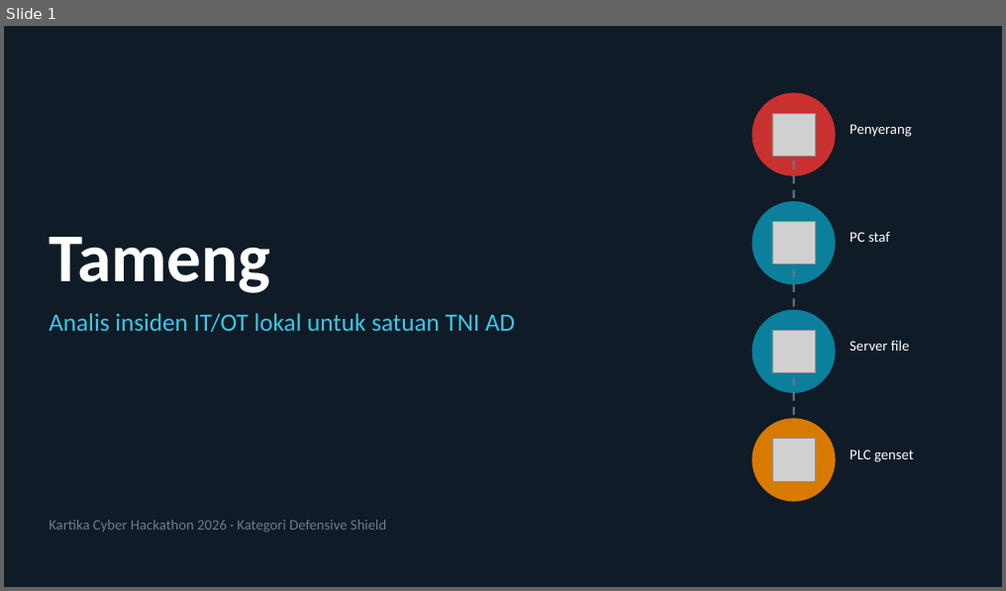
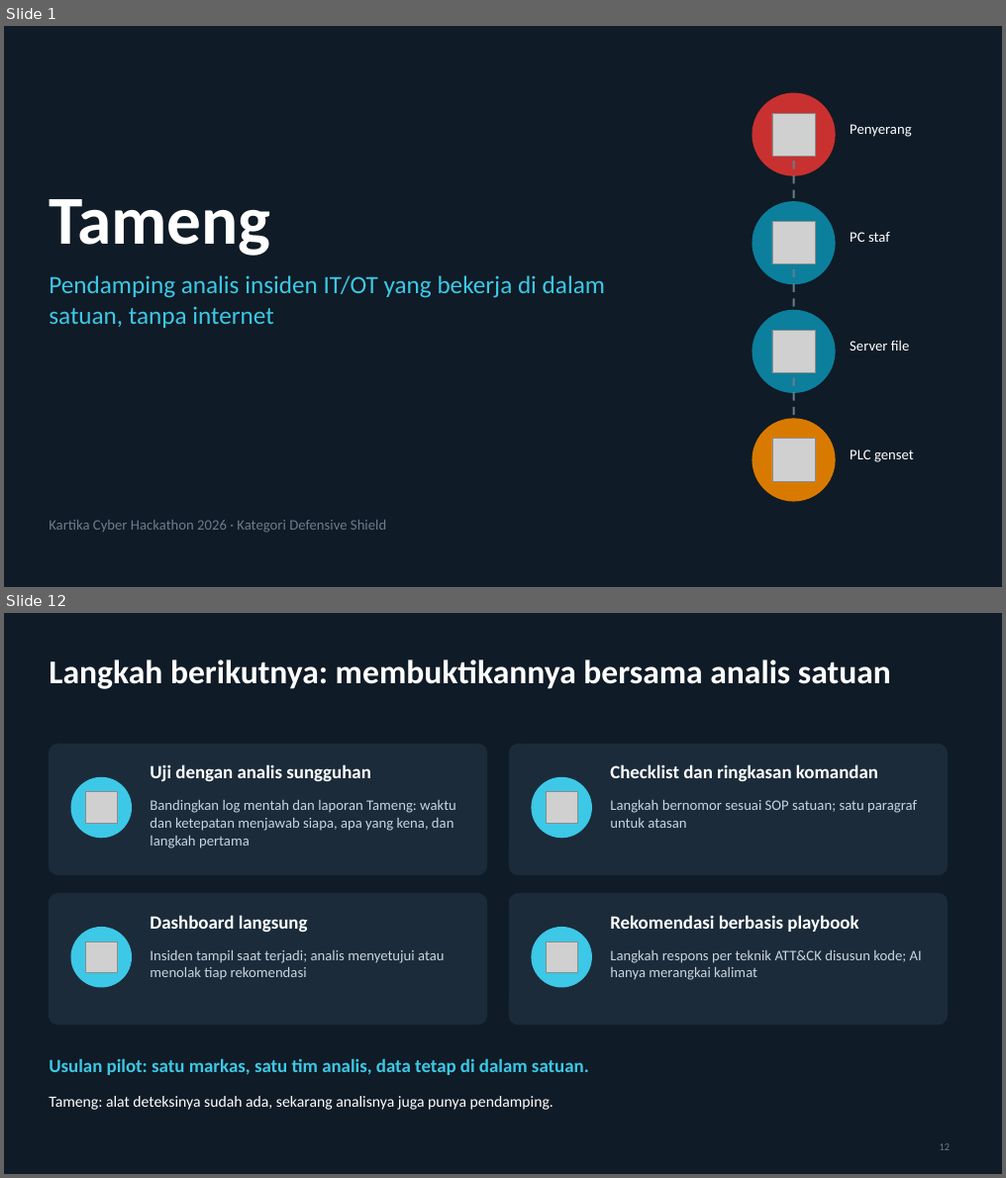
Before and after one commit to yogasamsu/Kartika-cyber, a slide deck: presentasi/tameng-presentasi.pptx. Shown one above the other, each under a label of ours: slide 1 before the commit, slides 1 and 12 after it; the slides between them are not shown. The pictures are 1006x591 and 1006x1178 pixels, drawn with LibreOffice and Linux fonts; fonts in the diff are those of the drawing; grey boxes stand for pictures. Boxes give left, top, right and bottom in pixels: in the first picture for what was removed or moved away, otherwise in the second. Text is boxed around its words. In the diff, an @@ line names an element or a change of style, - is before the commit and + after.

```diff
--- a/presentasi/tameng-presentasi.pptx
+++ b/presentasi/tameng-presentasi.pptx
@@ slide 12 added at <box>4,613,1002,1174</box>, background #0F1B26 @@
@@ title added at <box>49,660,891,689</box>, 32 pt, text #FFFFFF, bold @@
+Langkah berikutnya: membuktikannya bersama analis satuan
@@ rounded rectangle added at <box>49,744,487,875</box>, fill #1B2B3A, outline #1B2B3A 1 pt @@
@@ rounded rectangle added at <box>509,744,947,875</box>, fill #1B2B3A, outline #1B2B3A 1 pt @@
@@ ellipse added at <box>71,777,132,838</box>, fill #3CC8E6, outline #3CC8E6 1 pt @@
@@ text added at <box>150,764,371,782</box>, 18 pt, text #FFFFFF, bold @@
+Uji dengan analis sungguhan
@@ ellipse added at <box>532,777,592,838</box>, fill #3CC8E6, outline #3CC8E6 1 pt @@
@@ text added at <box>610,764,878,781</box>, 18 pt, text #FFFFFF, bold @@
+Checklist dan ringkasan komandan
@@ picture added at <box>85,792,117,823</box> @@
@@ text added at <box>150,800,456,849</box>, 14 pt, text #C9D4DD @@
+Bandingkan log mentah dan laporan Tameng: waktu dan ketepatan menjawab siapa, apa yang kena, dan langkah pertama
@@ picture added at <box>546,792,577,823</box> @@
@@ text added at <box>610,800,917,828</box>, 14 pt, text #C9D4DD @@
+Langkah bernomor sesuai SOP satuan; satu paragraf untuk atasan
@@ rounded rectangle added at <box>49,894,487,1025</box>, fill #1B2B3A, outline #1B2B3A 1 pt @@
@@ rounded rectangle added at <box>509,894,947,1025</box>, fill #1B2B3A, outline #1B2B3A 1 pt @@
@@ ellipse added at <box>71,928,132,987</box>, fill #3CC8E6, outline #3CC8E6 1 pt @@
@@ text added at <box>150,915,308,932</box>, 18 pt, text #FFFFFF, bold @@
+Dashboard langsung
@@ ellipse added at <box>532,928,592,987</box>, fill #3CC8E6, outline #3CC8E6 1 pt @@
@@ text added at <box>610,915,858,932</box>, 18 pt, text #FFFFFF, bold @@
+Rekomendasi berbasis playbook
@@ picture added at <box>85,942,117,973</box> @@
@@ text added at <box>150,951,444,980</box>, 14 pt, text #C9D4DD @@
+Insiden tampil saat terjadi; analis menyetujui atau menolak tiap rekomendasi
@@ picture added at <box>546,942,577,973</box> @@
@@ text added at <box>610,951,922,980</box>, 14 pt, text #C9D4DD @@
+Langkah respons per teknik ATT&CK disusun kode; AI hanya merangkai kalimat
@@ text added at <box>49,1059,589,1075</box>, 18 pt, text #3CC8E6, bold @@
+Usulan pilot: satu markas, satu tim analis, data tetap di dalam satuan.
@@ text added at <box>49,1096,553,1110</box>, 15 pt, text #FFFFFF @@
+Tameng: alat deteksinya sudah ada, sekarang analisnya juga punya pendamping.
@@ page number added at <box>940,1144,950,1151</box>, 10 pt, text #6B7C8C @@
+12
@@ slide 1 changed as well @@
@@ title "Tameng": place and size @@
-title "Tameng" at <box>49,237,270,293</box>
+title "Tameng" at <box>49,199,270,256</box>
@@ text at <box>49,275,605,328</box>: text changed @@
-Analis insiden IT/OT lokal untuk satuan TNI AD
+Pendamping analis insiden IT/OT yang bekerja di dalam satuan, tanpa internet
```
Also in this commit, not shown: 5 other slides changed, 7 other slides added, 4 slides removed, 5 other files.
